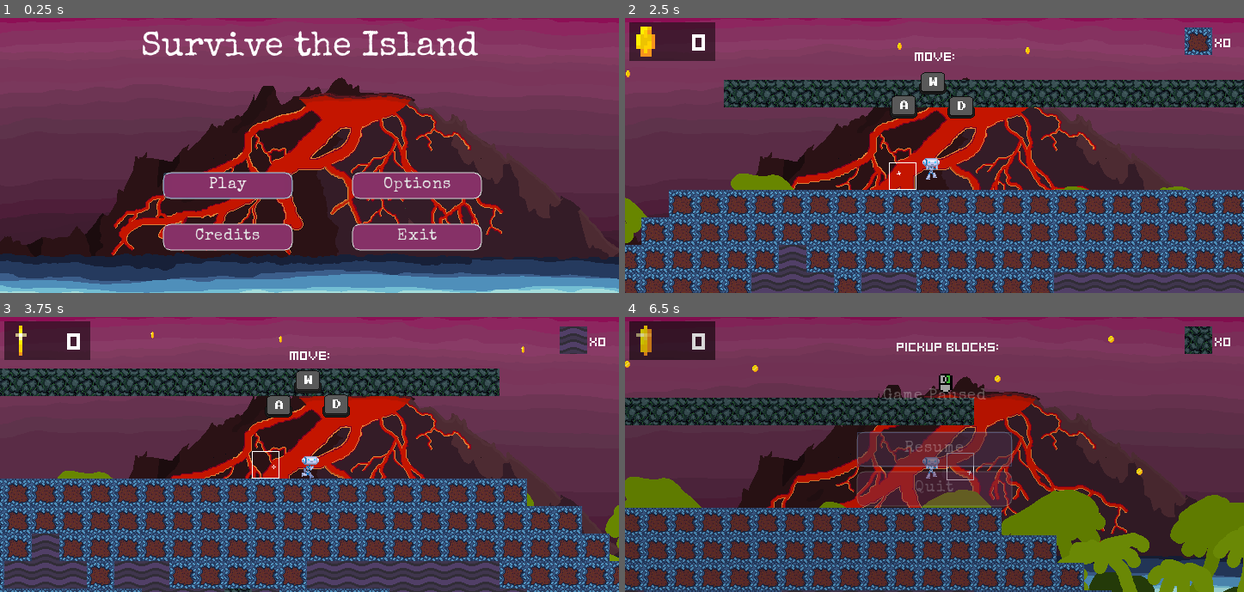
Above: before the commit, frames 1-4 (two rows, left to right).
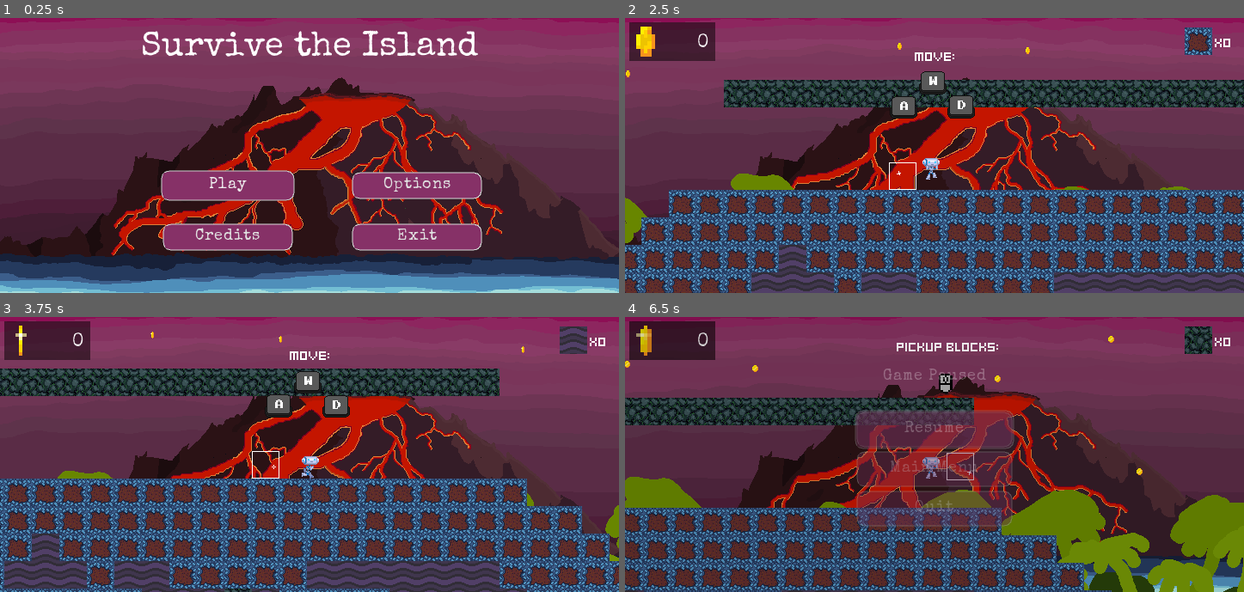
Above: after the commit, the same moments.

Repository: HaywardMorihara/SurviveTheIsland
Game: Godot game, scene res://src/UserInterface/MainMenu.tscn
Two runs of this game, one before a commit and one after it. Both use one fixed random seed, a clock stepped at 60 frames per second and the inputs below. Sound files missing from this copy of the repository are replaced by a short silence.
Inputs (mouse positions are in pixels of both pictures, inside the frame that each line leads up to):
- Up to frame 1 (0.25 s): no input
- Up to frame 2 (2.5 s): click "Credits" at 0.5 s; click "Play" at 1.25 s; click "Play" at 2 s
- Up to frame 3 (3.75 s): move the mouse to (445, 440) at 2.77 s; hold D (move_right) from 2.78 s (still down); tap Mouse wheel up (cycle_block_type_up) at 2.85 s; tap W (jump) at 3.02 s; tap Z (remove_block) at 3.05, 3.6 s; move the mouse to (185, 468) at 3.52 s
- Up to frame 4 (6.5 s): tap W (jump) at 3.77, 5.27, 6.02 s; tap Mouse wheel up (cycle_block_type_up) at 3.8, 5.1 s; move the mouse to (996, 394) at 4.27 s; release D (move_right) at 4.28 s; hold A (move_left) 4.28-5.03 s; tap Mouse wheel down (cycle_block_type_down) at 4.35 s; tap Z (remove_block) at 4.55, 5.85 s; move the mouse to (903, 509) at 5.02 s; hold D (move_right) from 5.03 s (still down); move the mouse to (1120, 495) at 5.77 s; tap Escape (toggle_pause) at 6.4 s

The runs differ from the first frame. In frame 1, 0.6% of the frame differs, in the area x 25-48%, y 55-67%; in frame 2, 0.2%; in frame 3, 0.2%; in frame 4, 5.7%, in the area x 10-63%, y 5-77%.

Commit message:
UI/UX Improvements
-Pause Menu back to Main Menu Button
-Credits page temp content
-Gamepad controls for switching blocks and pickup/place.
-Touch controls for switching block and pickup/place.
-Pause menu button appearance (no more gray focus button)
-Changed coin font to our standard font.
-assigned focus mapping to all UI menus.

Diff:
--- a/assets/theme/STI_Theme.tres
+++ b/assets/theme/STI_Theme.tres
@@ -14,6 +14,23 @@
 shadow_color = Color( 0.156863, 0.156863, 0.156863, 0.6 )
 shadow_size = 1
 
+[sub_resource type="StyleBoxFlat" id=5]
+bg_color = Color( 0.52549, 0.192157, 0.403922, 1 )
+border_width_left = 1
+border_width_top = 1
+border_width_right = 1
+border_width_bottom = 1
+corner_radius_top_left = 8
+corner_radius_top_right = 8
+corner_radius_bottom_right = 8
+corner_radius_bottom_left = 8
+expand_margin_left = 2.0
+expand_margin_right = 2.0
+expand_margin_top = 2.0
+expand_margin_bottom = 2.0
+shadow_color = Color( 0.156863, 0.156863, 0.156863, 0.6 )
+shadow_size = 1
+
 [sub_resource type="StyleBoxFlat" id=4]
 bg_color = Color( 0.52549, 0.192157, 0.403922, 1 )
 border_width_left = 1
@@ -25,10 +42,10 @@
 corner_radius_top_right = 8
 corner_radius_bottom_right = 8
 corner_radius_bottom_left = 8
-expand_margin_left = 4.0
-expand_margin_right = 4.0
-expand_margin_top = 4.0
-expand_margin_bottom = 4.0
+expand_margin_left = 2.0
+expand_margin_right = 2.0
+expand_margin_top = 2.0
+expand_margin_bottom = 2.0
 shadow_color = Color( 0.156863, 0.156863, 0.156863, 0.6 )
 shadow_size = 1
 
@@ -45,6 +62,7 @@
 [resource]
 default_font = SubResource( 2 )
 Button/styles/disabled = SubResource( 3 )
+Button/styles/focus = SubResource( 5 )
 Button/styles/hover = SubResource( 4 )
 Button/styles/normal = SubResource( 3 )
 Button/styles/pressed = SubResource( 3 )
--- a/project.godot
+++ b/project.godot
@@ -132,6 +132,7 @@
 , Object(InputEventMouseButton,"resource_local_to_scene":false,"resource_name":"","device":0,"alt":false,"shift":false, …(202 unchanged characters)…
 , Object(InputEventKey,"resource_local_to_scene":false,"resource_name":"","device":0,"alt":false,"shift":false,"control":false,"meta":false,"command":false,"pressed":false,"scancode":16777350,"physical_scancode":0,"unicode":0,"echo":false,"script":null)
 , Object(InputEventKey,"resource_local_to_scene":false,"resource_name":"","device":0,"alt":false,"shift":false,"control":false,"meta":false,"command":false,"pressed":false,"scancode":16777238,"physical_scancode":0,"unicode":0,"echo":false,"script":null)
+, Object(InputEventJoypadButton,"resource_local_to_scene":false,"resource_name":"","device":0,"button_index":7,"pressure":0.0,"pressed":false,"script":null)
  ]
 }
 toggle_fullscreen={
@@ -208,17 +209,20 @@
 "deadzone": 0.5,
 "events": [ Object(InputEventKey,"resource_local_to_scene":false,"resource_name":"","device":0,"alt":false,"shift":false,"control":false,"meta":false,"command":false,"pressed":false,"scancode":90,"physical_scancode":0,"unicode":0,"echo":false,"script":null)
 , Object(InputEventMouseButton,"resource_local_to_scene":false,"resource_name":"","device":0,"alt":false,"shift":false, …(202 unchanged characters)…
+, Object(InputEventJoypadButton,"resource_local_to_scene":false,"resource_name":"","device":0,"button_index":6,"pressure":0.0,"pressed":false,"script":null)
  ]
 }
 cycle_block_type_down={
 "deadzone": 0.5,
 "events": [ Object(InputEventMouseButton,"resource_local_to_scene":false,"resource_name":"","device":0,"alt":false,"shi …(212 unchanged characters)…
 , Object(InputEventKey,"resource_local_to_scene":false,"resource_name":"","device":0,"alt":false,"shift":false,"control":false,"meta":false,"command":false,"pressed":false,"scancode":69,"physical_scancode":0,"unicode":0,"echo":false,"script":null)
+, Object(InputEventJoypadButton,"resource_local_to_scene":false,"resource_name":"","device":0,"button_index":4,"pressure":0.0,"pressed":false,"script":null)
  ]
 }
 cycle_block_type_up={
 "deadzone": 0.5,
 "events": [ Object(InputEventMouseButton,"resource_local_to_scene":false,"resource_name":"","device":0,"alt":false,"shi …(212 unchanged characters)…
+, Object(InputEventJoypadButton,"resource_local_to_scene":false,"resource_name":"","device":0,"button_index":5,"pressure":0.0,"pressed":false,"script":null)
  ]
 }
 
--- a/src/Actors/Player.tscn
+++ b/src/Actors/Player.tscn
@@ -424,6 +424,21 @@
 action = "shoot"
 visibility_mode = 1
 
+[node name="RemoveBlock" type="TouchScreenButton" parent="UI"]
+position = Vector2( 496, 208 )
+scale = Vector2( 1.49157, 1.46265 )
+normal = ExtResource( 8 )
+action = "remove_block"
+visibility_mode = 1
+
+[node name="ChangeBlock" type="TouchScreenButton" parent="UI"]
+position = Vector2( 635, -4 )
+scale = Vector2( 1, 0.980612 )
+normal = ExtResource( 8 )
+shape_visible = false
+action = "cycle_block_type_up"
+visibility_mode = 1
+
 [node name="BlockCount" type="Control" parent="UI"]
 margin_left = 645.0
 margin_top = 4.0
@@ -483,18 +498,17 @@
 [node name="JumpKey" type="AnimatedSprite" parent="UI/ControlsTutorial/MovementKeys"]
 position = Vector2( 358, 73 )
 frames = SubResource( 14 )
-frame = 1
 playing = true
 
 [node name="LeftMoveKey" type="AnimatedSprite" parent="UI/ControlsTutorial/MovementKeys"]
 position = Vector2( 324, 101 )
 frames = SubResource( 20 )
+frame = 1
 playing = true
 
 [node name="RightMoveKey" type="AnimatedSprite" parent="UI/ControlsTutorial/MovementKeys"]
 position = Vector2( 391, 101 )
 frames = SubResource( 23 )
-frame = 1
 playing = true
 
 [node name="MouseAim" type="Control" parent="UI/ControlsTutorial"]
@@ -535,7 +549,6 @@
 [node name="AnimatedSprite" type="AnimatedSprite" parent="UI/ControlsTutorial/MouseRightClick"]
 position = Vector2( 68, 54 )
 frames = SubResource( 28 )
-frame = 1
 playing = true
 
 [node name="MouseLeftClick" type="Control" parent="UI/ControlsTutorial"]
@@ -556,6 +569,7 @@
 [node name="AnimatedSprite" type="AnimatedSprite" parent="UI/ControlsTutorial/MouseLeftClick"]
 position = Vector2( 43, 45 )
 frames = SubResource( 32 )
+frame = 1
 playing = true
 
 [node name="MouseScroll" type="Control" parent="UI/ControlsTutorial"]
@@ -576,6 +590,7 @@
 [node name="AnimatedSprite" type="AnimatedSprite" parent="UI/ControlsTutorial/MouseScroll"]
 position = Vector2( 331, 79 )
 frames = SubResource( 36 )
+frame = 1
 playing = true
 
 [connection signal="block_placed" from="BlockPlacement" to="." method="_on_BlockPlacement_block_placed"]
--- a/src/UserInterface/CoinsCounter.gd
+++ b/src/UserInterface/CoinsCounter.gd
@@ -1,7 +1,6 @@
 extends Panel
 
 var coins_collected = 0
-
 onready var coins_label = $Label
 
 
--- a/src/UserInterface/CoinsCounter.tscn
+++ b/src/UserInterface/CoinsCounter.tscn
@@ -1,11 +1,18 @@
-[gd_scene load_steps=10 format=2]
+[gd_scene load_steps=12 format=2]
 
-[ext_resource path="res://assets/theme/user_interface.tres" type="Theme" id=1]
+[ext_resource path="res://assets/theme/STI_Theme.tres" type="Theme" id=1]
 [ext_resource path="res://assets/art/coin/coin.png" type="Texture" id=2]
 [ext_resource path="res://src/UserInterface/CoinsCounter.gd" type="Script" id=3]
 
 [sub_resource type="StyleBoxFlat" id=1]
 bg_color = Color( 0, 0, 0, 0.5 )
+
+[sub_resource type="DynamicFontData" id=7]
+font_path = "res://assets/theme/fonts/SpecialElite-Regular.ttf"
+
+[sub_resource type="DynamicFont" id=8]
+size = 22
+font_data = SubResource( 7 )
 
 [sub_resource type="AtlasTexture" id=2]
 atlas = ExtResource( 2 )
@@ -44,7 +51,9 @@
 [node name="Label" type="Label" parent="."]
 anchor_right = 1.0
 anchor_bottom = 1.0
+margin_top = 5.0
 margin_right = -8.0
+custom_fonts/font = SubResource( 8 )
 text = "100"
 align = 2
 valign = 1
--- a/src/UserInterface/Credits.tscn
+++ b/src/UserInterface/Credits.tscn
@@ -1,10 +1,24 @@
-[gd_scene load_steps=6 format=2]
+[gd_scene load_steps=10 format=2]
 
 [ext_resource path="res://assets/art/background/volcano new and improved1.png" type="Texture" id=1]
 [ext_resource path="res://src/UserInterface/Transition.tscn" type="PackedScene" id=2]
 [ext_resource path="res://src/UserInterface/Credits.gd" type="Script" id=3]
 [ext_resource path="res://assets/theme/STI_Theme.tres" type="Theme" id=4]
 [ext_resource path="res://assets/audio/music/Gulls.wav" type="AudioStream" id=5]
+
+[sub_resource type="DynamicFontData" id=1]
+font_path = "res://assets/theme/fonts/SpecialElite-Regular.ttf"
+
+[sub_resource type="DynamicFont" id=2]
+size = 30
+font_data = SubResource( 1 )
+
+[sub_resource type="DynamicFontData" id=3]
+font_path = "res://assets/theme/fonts/SpecialElite-Regular.ttf"
+
+[sub_resource type="DynamicFont" id=4]
+size = 24
+font_data = SubResource( 3 )
 
 [node name="Credits" type="Control"]
 anchor_right = 1.0
@@ -15,17 +29,94 @@
 position = Vector2( 359.5, 160 )
 texture = ExtResource( 1 )
 
-[node name="RichTextLabel" type="RichTextLabel" parent="."]
-anchor_left = 0.5
-anchor_top = 0.5
-anchor_right = 0.5
-anchor_bottom = 0.5
-margin_left = -111.5
-margin_top = -10.0
-margin_right = 111.5
-margin_bottom = 10.0
+[node name="CenterContainer" type="CenterContainer" parent="."]
+anchor_right = 1.0
+anchor_bottom = 1.0
+
+[node name="VBoxContainer" type="VBoxContainer" parent="CenterContainer"]
+margin_left = 251.0
+margin_top = 9.0
+margin_right = 468.0
+margin_bottom = 311.0
+
+[node name="Credits" type="Label" parent="CenterContainer/VBoxContainer"]
+margin_right = 217.0
+margin_bottom = 31.0
 theme = ExtResource( 4 )
-text = "UNDER CONSTRUCTION!!"
+custom_fonts/font = SubResource( 2 )
+text = "Credits"
+align = 1
+valign = 1
+
+[node name="Margin" type="MarginContainer" parent="CenterContainer/VBoxContainer"]
+margin_top = 35.0
+margin_right = 217.0
+margin_bottom = 65.0
+custom_constants/margin_bottom = 30
+
+[node name="Development Team" type="Label" parent="CenterContainer/VBoxContainer"]
+margin_top = 69.0
+margin_right = 217.0
+margin_bottom = 122.0
+size_flags_horizontal = 5
+theme = ExtResource( 4 )
+custom_fonts/font = SubResource( 4 )
+text = "Development Team
+"
+align = 1
+valign = 1
+
+[node name="Murphy\'s Dad" type="Label" parent="CenterContainer/VBoxContainer"]
+margin_top = 126.0
+margin_right = 217.0
+margin_bottom = 167.0
+size_flags_horizontal = 5
+theme = ExtResource( 4 )
+text = "Murphy's Dad
+"
+align = 1
+valign = 1
+
+[node name="ScrapyNinja" type="Label" parent="CenterContainer/VBoxContainer"]
+margin_top = 171.0
+margin_right = 217.0
+margin_bottom = 212.0
+size_flags_horizontal = 5
+theme = ExtResource( 4 )
+text = "ScrapyNinja
+"
+align = 1
+valign = 1
+
+[node name="00Her0" type="Label" parent="CenterContainer/VBoxContainer"]
+margin_top = 216.0
+margin_right = 217.0
+margin_bottom = 257.0
+size_flags_horizontal = 5
+theme = ExtResource( 4 )
+text = "00her0
+"
+align = 1
+valign = 1
+
+[node name="imortalicecream" type="Label" parent="CenterContainer/VBoxContainer"]
+margin_top = 261.0
+margin_right = 217.0
+margin_bottom = 302.0
+size_flags_horizontal = 5
+theme = ExtResource( 4 )
+text = "imortalicecream
+"
+align = 1
+valign = 1
+
+[node name="ColorRect" type="ColorRect" parent="CenterContainer"]
+show_behind_parent = true
+margin_left = 251.0
+margin_top = 9.0
+margin_right = 468.0
+margin_bottom = 311.0
+color = Color( 0.52549, 0.192157, 0.403922, 0.776471 )
 
 [node name="MainMenu" type="Button" parent="."]
 margin_left = 561.0
--- a/src/UserInterface/GameOver.gd
+++ b/src/UserInterface/GameOver.gd
@@ -1,5 +1,4 @@
 extends Control
-
 
 func _ready():
 	$Play.grab_focus()
--- a/src/UserInterface/GameOver.tscn
+++ b/src/UserInterface/GameOver.tscn
@@ -1,10 +1,9 @@
-[gd_scene load_steps=6 format=2]
+[gd_scene load_steps=5 format=2]
 
 [ext_resource path="res://src/UserInterface/Transition.tscn" type="PackedScene" id=1]
 [ext_resource path="res://assets/art/background/volcano new and improved1.png" type="Texture" id=2]
 [ext_resource path="res://src/UserInterface/GameOver.gd" type="Script" id=3]
 [ext_resource path="res://assets/theme/STI_Theme.tres" type="Theme" id=4]
-[ext_resource path="res://src/UserInterface/Score.gd" type="Script" id=5]
 
 [node name="GameOver" type="Control"]
 anchor_right = 1.0
@@ -15,14 +14,15 @@
 position = Vector2( 360, 160 )
 texture = ExtResource( 2 )
 
-[node name="YouDied" type="RichTextLabel" parent="."]
+[node name="YouDied" type="Label" parent="."]
 anchor_left = 0.5
 anchor_right = 0.5
-margin_left = -131.0
-margin_top = 40.0
-margin_right = 3.0
-margin_bottom = 57.0
+margin_left = -191.0
+margin_top = 23.0
+margin_right = 13.0
+margin_bottom = 42.0
 rect_scale = Vector2( 2, 2 )
+theme = ExtResource( 4 )
 text = "You Did Not Survive"
 
 [node name="Play" type="Button" parent="."]
@@ -30,6 +30,7 @@
 margin_top = 200.0
 margin_right = 230.0
 margin_bottom = 240.0
+focus_neighbour_right = NodePath("../Credits")
 theme = ExtResource( 4 )
 action_mode = 0
 text = "Play Again"
@@ -40,6 +41,8 @@
 margin_top = 200.0
 margin_right = 450.0
 margin_bottom = 240.0
+focus_neighbour_left = NodePath("../Play")
+focus_neighbour_right = NodePath("../Exit")
 theme = ExtResource( 4 )
 action_mode = 0
 text = "Credits"
@@ -50,6 +53,7 @@
 margin_top = 200.0
 margin_right = 670.0
 margin_bottom = 240.0
+focus_neighbour_left = NodePath("../Credits")
 theme = ExtResource( 4 )
 action_mode = 0
 text = "Exit"
@@ -57,17 +61,13 @@
 
 [node name="Transition" parent="." instance=ExtResource( 1 )]
 
-[node name="Score" type="Label" parent="."]
-anchor_left = 0.5
-anchor_top = 0.5
-anchor_right = 0.5
-anchor_bottom = 0.5
-margin_left = -20.0
-margin_top = -42.0
-margin_right = 20.0
-margin_bottom = -28.0
-text = "Test"
-script = ExtResource( 5 )
+[node name="Total" type="Label" parent="."]
+margin_left = 340.0
+margin_top = 124.0
+margin_right = 380.0
+margin_bottom = 138.0
+theme = ExtResource( 4 )
+text = "100"
 
 [connection signal="pressed" from="Play" to="." method="_on_Play_pressed"]
 [connection signal="pressed" from="Credits" to="." method="_on_Credits_pressed"]
--- a/src/UserInterface/MainMenu.tscn
+++ b/src/UserInterface/MainMenu.tscn
@@ -31,6 +31,8 @@
 margin_top = 180.0
 margin_right = 340.0
 margin_bottom = 210.0
+focus_neighbour_right = NodePath("../Options")
+focus_neighbour_bottom = NodePath("../Credits")
 theme = ExtResource( 4 )
 action_mode = 0
 text = "Play"
@@ -40,6 +42,8 @@
 margin_top = 180.0
 margin_right = 560.0
 margin_bottom = 210.0
+focus_neighbour_left = NodePath("../Play")
+focus_neighbour_bottom = NodePath("../Exit")
 theme = ExtResource( 4 )
 action_mode = 0
 text = "Options"
@@ -50,6 +54,8 @@
 margin_top = 240.0
 margin_right = 340.0
 margin_bottom = 270.0
+focus_neighbour_top = NodePath("../Play")
+focus_neighbour_right = NodePath("../Exit")
 theme = ExtResource( 4 )
 action_mode = 0
 text = "Credits"
@@ -60,6 +66,8 @@
 margin_top = 240.0
 margin_right = 560.0
 margin_bottom = 270.0
+focus_neighbour_left = NodePath("../Credits")
+focus_neighbour_top = NodePath("../Options")
 theme = ExtResource( 4 )
 action_mode = 0
 text = "Exit"
--- a/src/UserInterface/PauseMenu.gd
+++ b/src/UserInterface/PauseMenu.gd
@@ -56,3 +56,7 @@
 func _on_Tween_all_completed():
 	if modulate.a < 0.5:
 		hide()
+
+
+func _on_MainMenu_pressed():
+	$Transition/Background/AnimationPlayer.play("FadeMainMenu")
--- a/src/UserInterface/PauseMenu.tscn
+++ b/src/UserInterface/PauseMenu.tscn
@@ -1,9 +1,10 @@
-[gd_scene load_steps=5 format=2]
+[gd_scene load_steps=6 format=2]
 
 [ext_resource path="res://assets/theme/user_interface.tres" type="Theme" id=1]
 [ext_resource path="res://src/UserInterface/PauseMenu.gd" type="Script" id=2]
 [ext_resource path="res://assets/theme/STI_Theme.tres" type="Theme" id=3]
 [ext_resource path="res://src/UserInterface/CoinsCounter.tscn" type="PackedScene" id=4]
+[ext_resource path="res://src/UserInterface/Transition.tscn" type="PackedScene" id=5]
 
 [node name="PauseMenu" type="Control"]
 pause_mode = 2
@@ -16,16 +17,10 @@
 anchor_right = 1.0
 anchor_bottom = 1.0
 color = Color( 0, 0, 0, 0.294118 )
-__meta__ = {
-"_edit_use_anchors_": false
-}
 
 [node name="CenterContainer" type="CenterContainer" parent="ColorRect"]
 anchor_right = 1.0
 anchor_bottom = 1.0
-__meta__ = {
-"_edit_use_anchors_": false
-}
 
 [node name="VBoxContainer" type="VBoxContainer" parent="ColorRect/CenterContainer"]
 margin_left = 210.0
@@ -33,6 +28,7 @@
 margin_right = 510.0
 margin_bottom = 260.0
 rect_min_size = Vector2( 300, 200 )
+theme = ExtResource( 3 )
 custom_constants/separation = 6
 alignment = 1
 __meta__ = {
@@ -40,38 +36,56 @@
 }
 
 [node name="Label" type="Label" parent="ColorRect/CenterContainer/VBoxContainer"]
-margin_top = 31.0
+margin_top = 8.0
 margin_right = 300.0
-margin_bottom = 50.0
+margin_bottom = 27.0
 theme = ExtResource( 3 )
 text = "Game Paused"
 align = 1
 valign = 1
 
 [node name="MarginContainer" type="MarginContainer" parent="ColorRect/CenterContainer/VBoxContainer"]
-margin_top = 56.0
+margin_top = 33.0
 margin_right = 300.0
-margin_bottom = 76.0
+margin_bottom = 53.0
 rect_min_size = Vector2( 0, 20 )
+theme = ExtResource( 3 )
 
 [node name="ResumeButton" type="Button" parent="ColorRect/CenterContainer/VBoxContainer"]
 margin_left = 60.0
-margin_top = 82.0
+margin_top = 59.0
 margin_right = 240.0
-margin_bottom = 122.0
+margin_bottom = 99.0
 rect_min_size = Vector2( 180, 40 )
+focus_neighbour_bottom = NodePath("../MainMenu")
 size_flags_horizontal = 4
 theme = ExtResource( 3 )
+action_mode = 0
 text = "Resume"
+
+[node name="MainMenu" type="Button" parent="ColorRect/CenterContainer/VBoxContainer"]
+margin_left = 60.0
+margin_top = 105.0
+margin_right = 240.0
+margin_bottom = 145.0
+rect_min_size = Vector2( 180, 40 )
+focus_neighbour_top = NodePath("../ResumeButton")
+focus_neighbour_bottom = NodePath("../QuitButton")
+size_flags_horizontal = 4
+theme = ExtResource( 3 )
+action_mode = 0
+text = "Main Menu"
 
 [node name="QuitButton" type="Button" parent="ColorRect/CenterContainer/VBoxContainer"]
 margin_left = 60.0
-margin_top = 128.0
+margin_top = 151.0
 margin_right = 240.0
-margin_bottom = 168.0
+margin_bottom = 191.0
 rect_min_size = Vector2( 180, 40 )
+focus_neighbour_top = NodePath("../MainMenu")
 size_flags_horizontal = 4
 theme = ExtResource( 3 )
+action_mode = 0
 text = "Quit"
 
 [node name="CoinsCounter" parent="ColorRect" instance=ExtResource( 4 )]
@@ -80,6 +94,9 @@
 
 [node name="Tween" type="Tween" parent="."]
 
+[node name="Transition" parent="." instance=ExtResource( 5 )]
+
 [connection signal="pressed" from="ColorRect/CenterContainer/VBoxContainer/ResumeButton" to="." method="_on_ResumeButton_pressed"]
+[connection signal="pressed" from="ColorRect/CenterContainer/VBoxContainer/MainMenu" to="." method="_on_MainMenu_pressed"]
 [connection signal="pressed" from="ColorRect/CenterContainer/VBoxContainer/QuitButton" to="." method="_on_QuitButton_pressed"]
 [connection signal="tween_all_completed" from="Tween" to="." method="_on_Tween_all_completed"]
--- a/src/UserInterface/Score.gd
+++ /dev/null
@@ -1,5 +0,0 @@
-extends Label
-
-
-func Show_Score():
-	$Score.set_text(str($coins_collected))
Not shown: 1 places in assets/theme/STI_Theme.tres that only renumber resources
